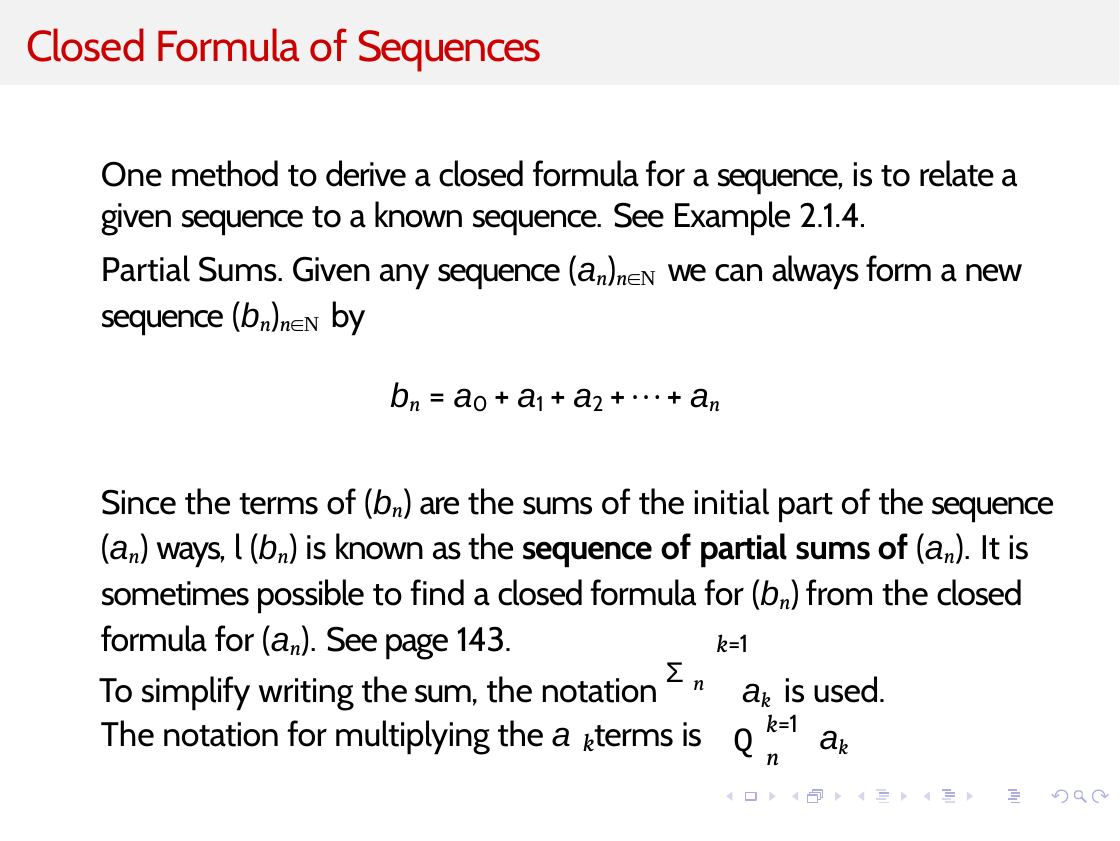
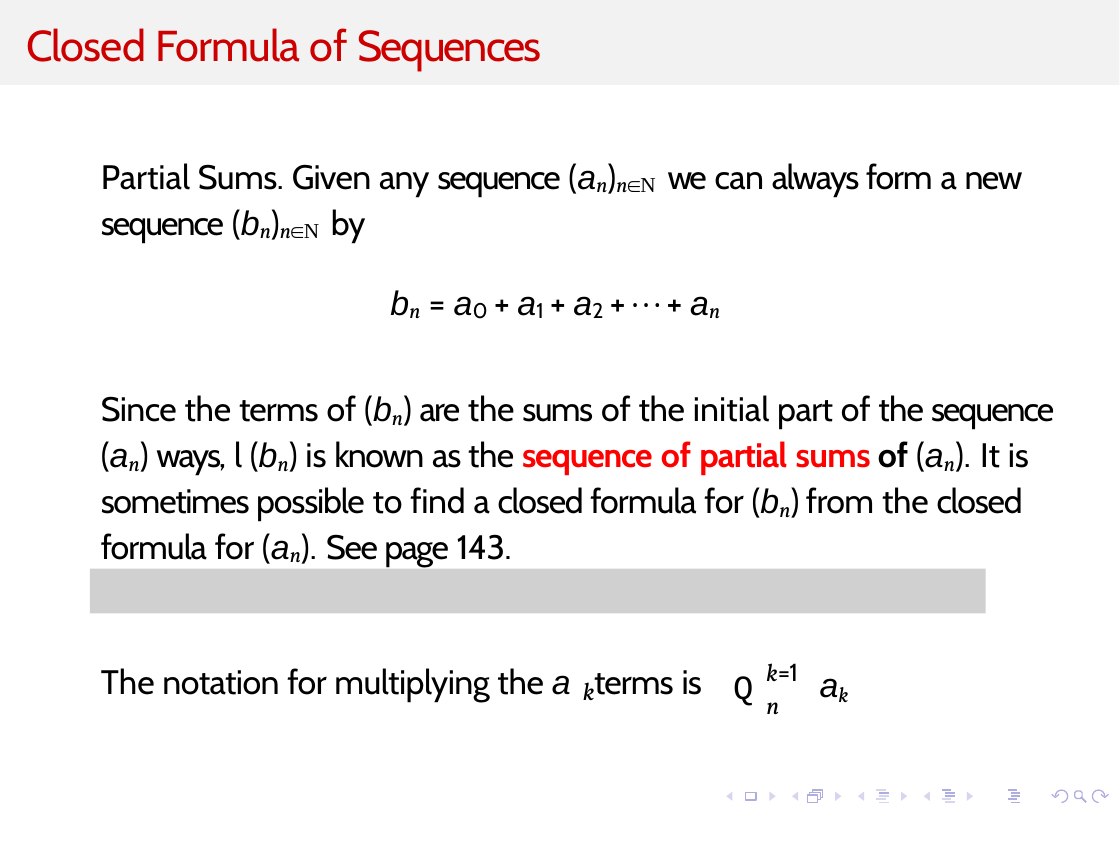
Before and after one commit to kevinsuo/kevinsuo.github.io, a slide deck: slide 6 of teaching/2026Summer/5070/Slides/4.pptx (slide 5 before the commit). Drawn at 1120x841 pixels with LibreOffice and Linux fonts; fonts in the diff are those of the drawing; grey boxes stand for pictures; background and template pictures are left out. Boxes give left, top, right and bottom in pixels: in the first picture for what was removed or moved away, otherwise in the second. Text is boxed around its words. In the diff, an @@ line names an element or a change of style, - is before the commit and + after.

```diff
--- a/teaching/2026Summer/5070/Slides/4.pptx
+++ b/teaching/2026Summer/5070/Slides/4.pptx
@@ text at <box>101,160,1017,235</box>: paragraph removed @@
-One method to derive a closed formula for a sequence, is to relate a given sequence to a known sequence. See Example 2.1.4.
@@ text at <box>101,395,1054,566</box>: text colour #000000 to #FF0000 in "sequence of partial sums" @@
@@ picture added at <box>89,569,984,613</box> @@
@@ text removed at <box>717,634,749,653</box> @@
-k=1
@@ 5 texts: place and size @@
-5 texts at <box>101,709,858,766</box>
+5 texts at <box>101,658,858,715</box>
@@ text removed at <box>99,676,886,710</box> @@
-To simplify writing the sum, the notation Σn ak is used.
```
Also in this commit, not shown: 5 other slides changed, 3 slides added, 2 other files.
